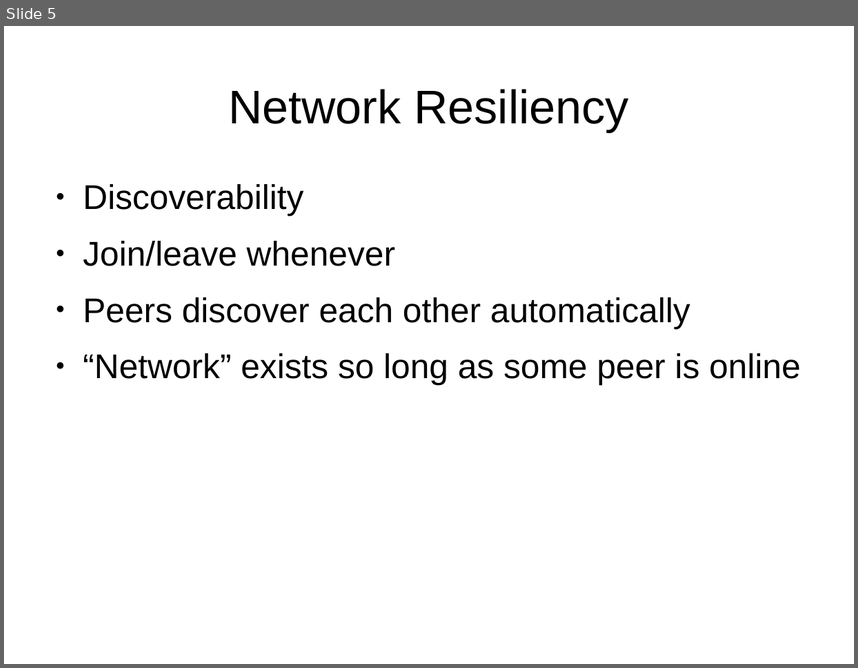
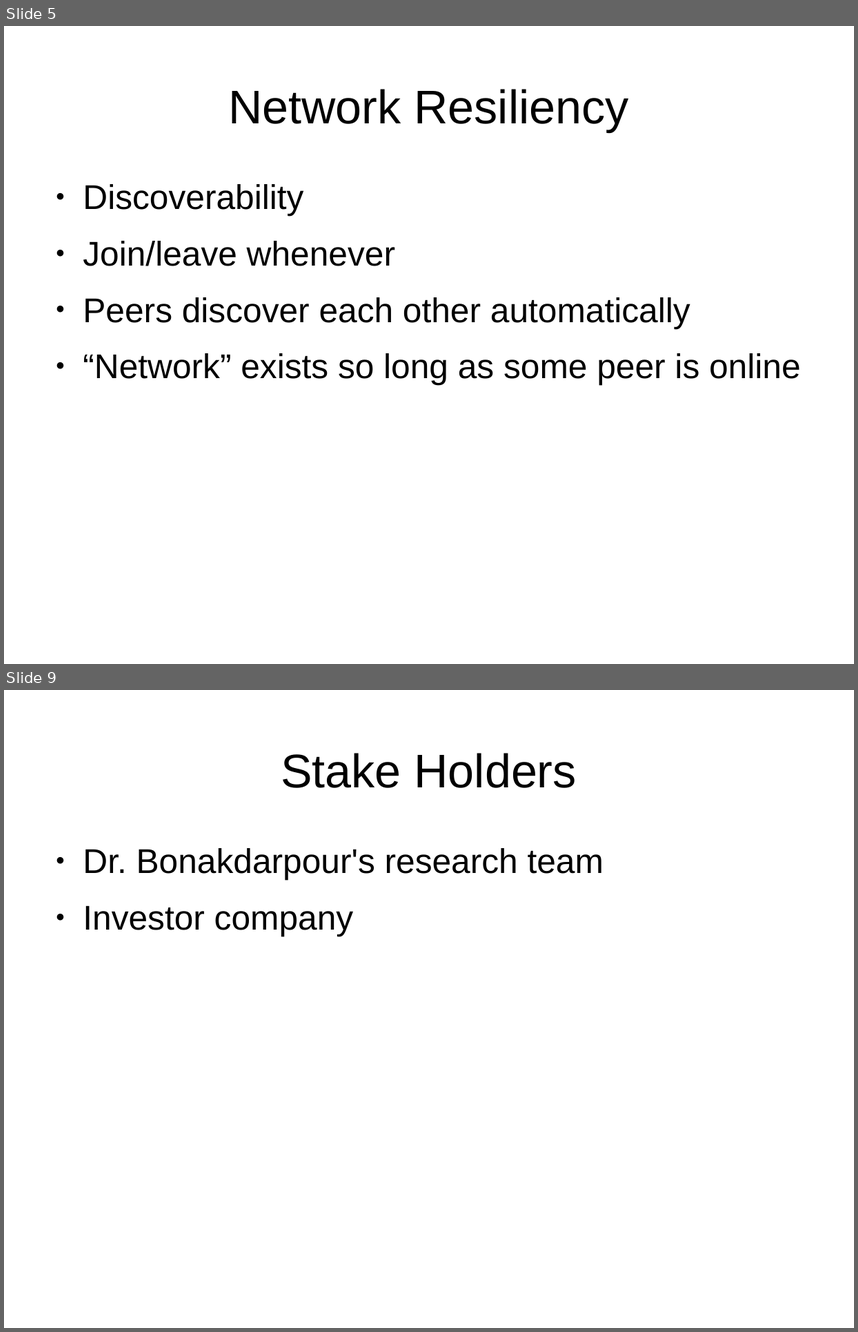
Before and after one commit to andrewazores/Capstone, a slide deck: documentation/problem_statement_presentation.odp. Shown one above the other, each under a label of ours: slide 5 before the commit, slides 5 and 9 after it; the slides between them are not shown. The pictures are 858x668 and 858x1332 pixels, drawn with LibreOffice and Linux fonts; fonts in the diff are those of the drawing. Boxes give left, top, right and bottom in pixels: in the first picture for what was removed or moved away, otherwise in the second. Text is boxed around its words. In the diff, an @@ line names an element or a change of style, - is before the commit and + after.

```diff
--- a/documentation/problem_statement_presentation.odp
+++ b/documentation/problem_statement_presentation.odp
@@ slide 9 added at bbox=[4, 690, 854, 1328], background #FFFFFF @@
@@ title added at bbox=[281, 753, 577, 788], 44 pt, text #000000 @@
+Stake Holders
@@ text added at bbox=[83, 848, 604, 936], 32 pt, text #000000 @@
+● Dr. Bonakdarpour's research team
+● Investor company
```
Also in this commit, not shown: 4 slides changed, 3 other slides added, 3 slides removed.
